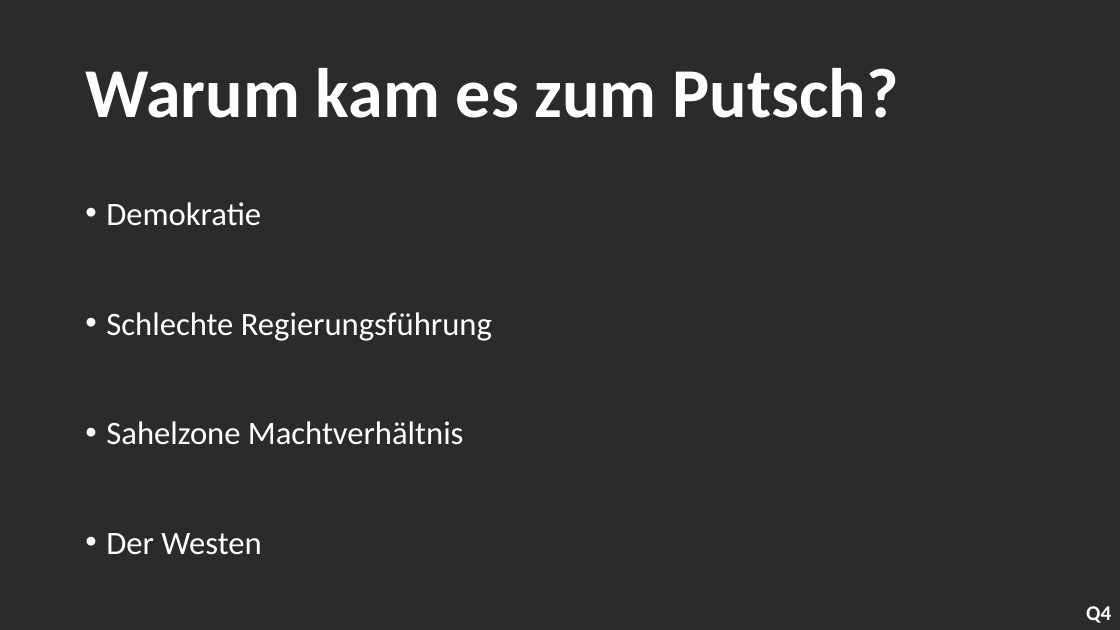
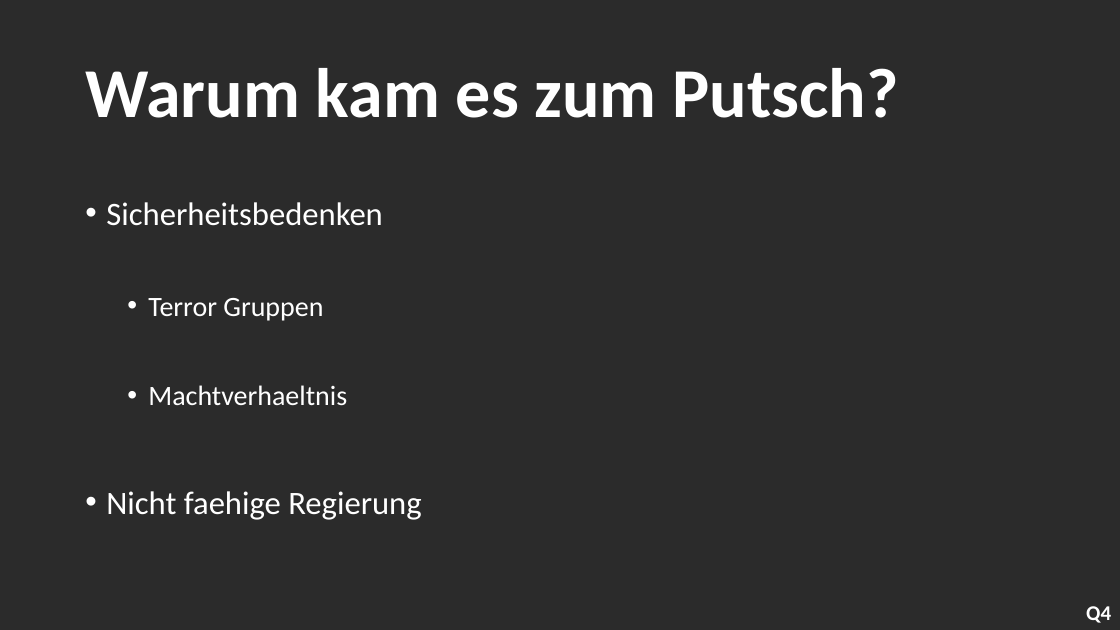
Before and after one commit to AH1M1-Org/School, a slide deck: slide 8 of Gesellschaftslehre/001_Gesellschaftlehre_Wochenbericht.pptx. Drawn at 1120x630 pixels with LibreOffice and Linux fonts; fonts in the diff are those of the drawing; background and template pictures are left out; a plain dark background stands for a picture behind light text. Boxes give left, top, right and bottom in pixels: in the first picture for what was removed or moved away, otherwise in the second. Text is boxed around its words. In the diff, an @@ line names an element or a change of style, - is before the commit and + after.

```diff
--- a/Gesellschaftslehre/001_Gesellschaftlehre_Wochenbericht.pptx
+++ b/Gesellschaftslehre/001_Gesellschaftlehre_Wochenbericht.pptx
@@ text at (x1=106, y1=202, x2=421, y2=520): text changed @@
-• Demokratie
-• Schlechte Regierungsführung
-• Sahelzone Machtverhältnis
-• Der Westen
+• Sicherheitsbedenken
+  • Terror Gruppen
+  • Machtverhaeltnis
+• Nicht faehige Regierung
```
Also in this commit, not shown: 1 slide added, 1 slide removed, 1 other file.
